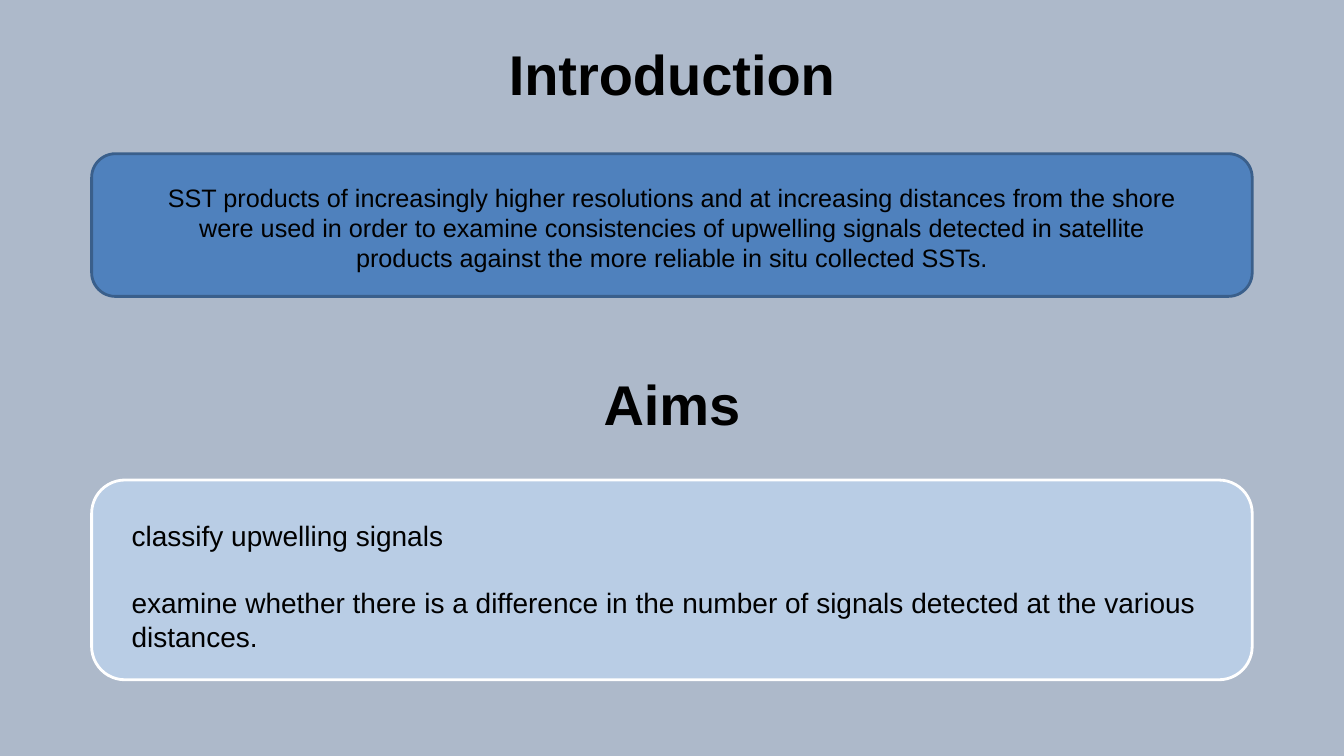
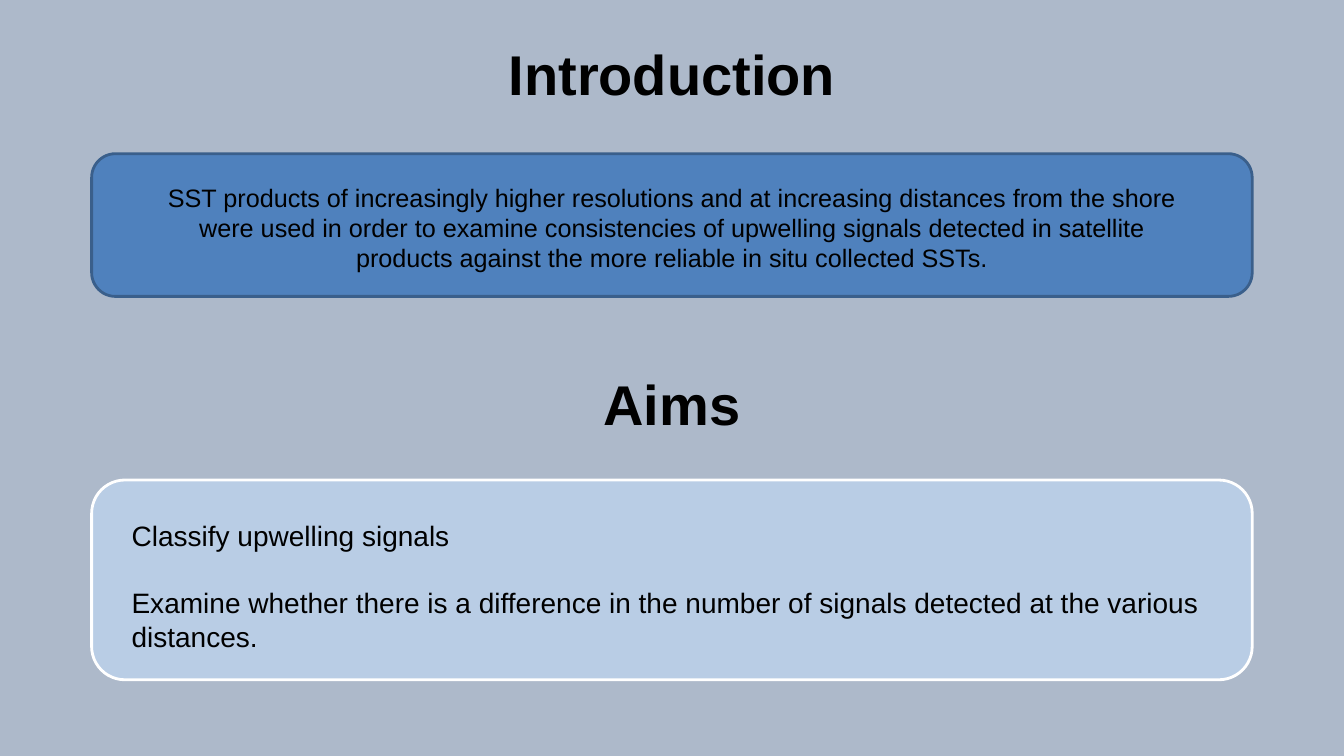
Before and after one commit to AmierohAbrahams/Upwelling_MCS, a slide deck: slide 3 of Presentation/Amieroh_P_new.pptx. Drawn at 1344x756 pixels with LibreOffice and Linux fonts; fonts in the diff are those of the drawing. Boxes give left, top, right and bottom in pixels: in the first picture for what was removed or moved away, otherwise in the second. Text is boxed around its words. In the diff, an @@ line names an element or a change of style, - is before the commit and + after.

```diff
--- a/Presentation/Amieroh_P_new.pptx
+++ b/Presentation/Amieroh_P_new.pptx
@@ text at <box>132,525,1197,618</box>: text changed @@
-classify upwelling signals
-examine whether there is a difference in the number of signals detected at the various
+Classify upwelling signals
+Examine whether there is a difference in the number of signals detected at the various
```
Also in this commit, not shown: 4 other slides changed, 1 slide added, 1 other file.
